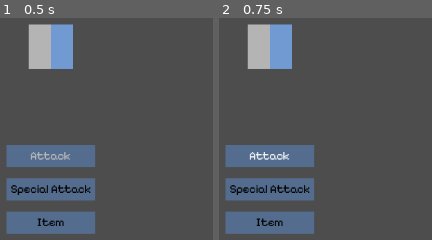
Above: before the commit, frames 1-2 (left to right).
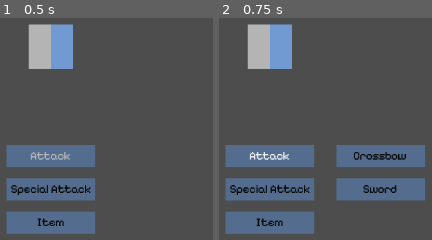
Above: after the commit, the same moments.

Repository: amoxley-developer/gothic-rpg
Game: Godot game, scene res://scenes/battle.tscn
The game is run twice, just before and just after one commit, with the same random seed, the same clock (stepped at 60 frames per second) and the same inputs. The project has no main scene, so this scene is started directly.
Inputs (mouse positions are in pixels of both pictures, inside the frame that each line leads up to):
- Up to frame 1 (0.5 s): no input
- Up to frame 2 (0.75 s): tap Enter at 0.5 s; move the mouse to (outside the picture) at 0.52 s; hold Up (ui_up) from 0.53 s (still down); click (outside the picture) at 0.6 s

Frame 1 is identical in both runs. In frame 2, 8.4% of the frame differs, in the area x 54-97%, y 57-83%.

Commit message:
create the rendering of the sub menu items

Diff:
--- a/scripts/scenes/battle_menu_item_bar.gd
+++ b/scripts/scenes/battle_menu_item_bar.gd
@@ -3,14 +3,17 @@
 
 @export var menu_resource: BattleMenuItem
 @export var menu_name_node: RichTextLabel
+
+var sub_menu_resource: SubMenuItem
 var menu_name: String
-var sub_menu_items: Array[SubMenuItem]
+var sub_menu_items: Array[SubMenuItem] = []
 
 func _ready() -> void:
-
-	menu_name = menu_resource.menu_name
-	sub_menu_items = menu_resource.sub_menu_items
-	menu_name_node.bbcode_enabled = true
+	if menu_resource != null:
+		menu_name = menu_resource.menu_name
+		sub_menu_items = menu_resource.sub_menu_items
+	if sub_menu_resource != null:
+		menu_name = sub_menu_resource.name
 	set_menu_label(Enums.MenuItemState.INACTIVE)
 
 func set_menu_label(menu_item_state: Enums.MenuItemState) -> void:
--- a/scripts/scenes/player_ui.gd
+++ b/scripts/scenes/player_ui.gd
@@ -2,13 +2,16 @@
 extends Node2D
 
 enum States {UNSELECTED, SUBMENU_OPENED, SELECTED}
+
 const MENU_HEIGHT := 16
+const MENU_WIDTH := 64
 
 @onready var placeholderLabel: RichTextLabel = $RichTextLabel
 
 const battleMenuItemBarScn := preload("res://scenes/battle_menu_item_bar.tscn")
 @export var menu_items_resources: Array[BattleMenuItem]
 var menu_items: Array[BattleMenuItemBar]
+var sub_menu_items: Array[BattleMenuItemBar]
 var current_menu_item: BattleMenuItemBar
 var current_menu_item_idx := 0
 
@@ -30,11 +33,13 @@
 		match state:
 			States.UNSELECTED:
 				current_menu_item.set_menu_label(Enums.MenuItemState.ACTIVE)
+				create_sub_menu_items()
 		set_state(state+1)
 	if Input.is_action_just_pressed("cancel") and state != States.UNSELECTED:
 		match state:
 			States.SUBMENU_OPENED:
 				current_menu_item.set_menu_label(Enums.MenuItemState.HIGHLIGHTED)
+				delete_sub_menu_items()
 		set_state(state-1)
 
 func handle_menu_navigation() -> void:
@@ -69,7 +74,23 @@
 	for menu_resource in menu_items_resources:
 		var battle_menu_item_bar: BattleMenuItemBar = battleMenuItemBarScn.instantiate()
 		battle_menu_item_bar.menu_resource = menu_resource
+		# create a shared function here
 		battle_menu_item_bar.position = Vector2(0, y_pos)
 		menu_items.append(battle_menu_item_bar)
 		add_child(battle_menu_item_bar)
 		y_pos += MENU_HEIGHT + 8
+
+func create_sub_menu_items() -> void:
+	var y_pos := 0
+	for submenu_resource in current_menu_item.sub_menu_items:
+		var sub_battle_menu_item_bar: BattleMenuItemBar = battleMenuItemBarScn.instantiate()
+		sub_battle_menu_item_bar.sub_menu_resource = submenu_resource
+		sub_battle_menu_item_bar.position = Vector2(MENU_WIDTH + 16, y_pos)
+		sub_menu_items.append(sub_battle_menu_item_bar)
+		add_child(sub_battle_menu_item_bar)
+		y_pos += MENU_HEIGHT + 8
+
+func delete_sub_menu_items() -> void:
+	for sub_menu_item in sub_menu_items:
+		sub_menu_item.queue_free()
+	sub_menu_items = []
